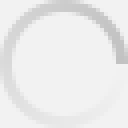
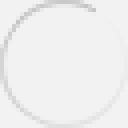
Layer changes from the first (128, 128) image to the second:
showed "Ebene 3 Kopie 10" over [0, 0, 128, 128]
hid "Ebene 3" over [0, 0, 128, 128]
